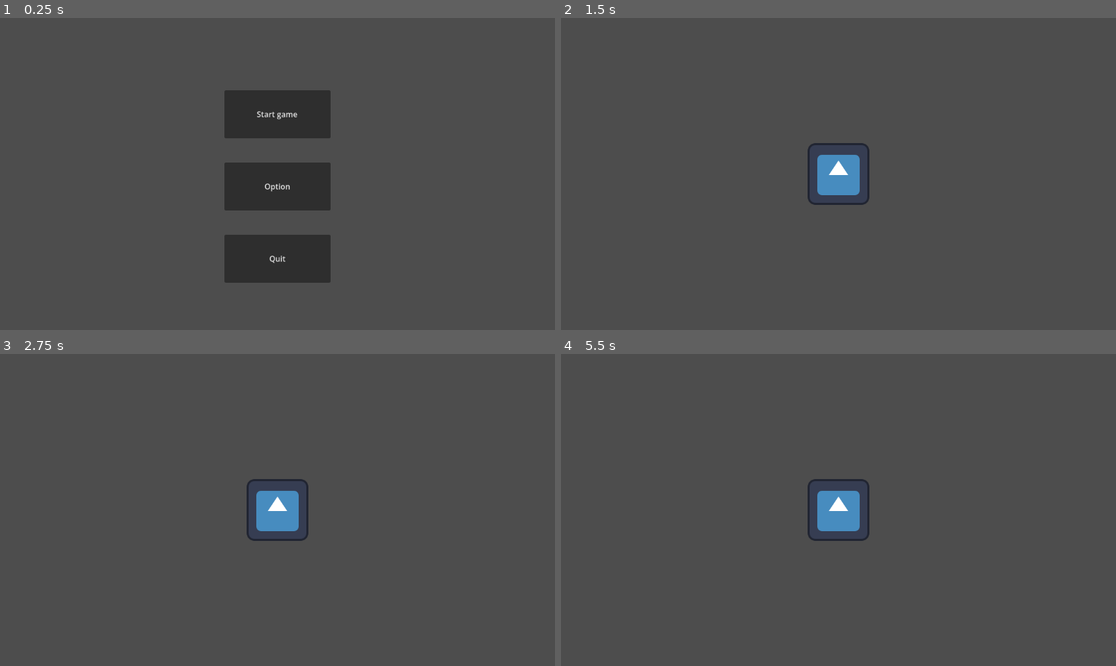
Above: before the commit, frames 1-4 (two rows, left to right).
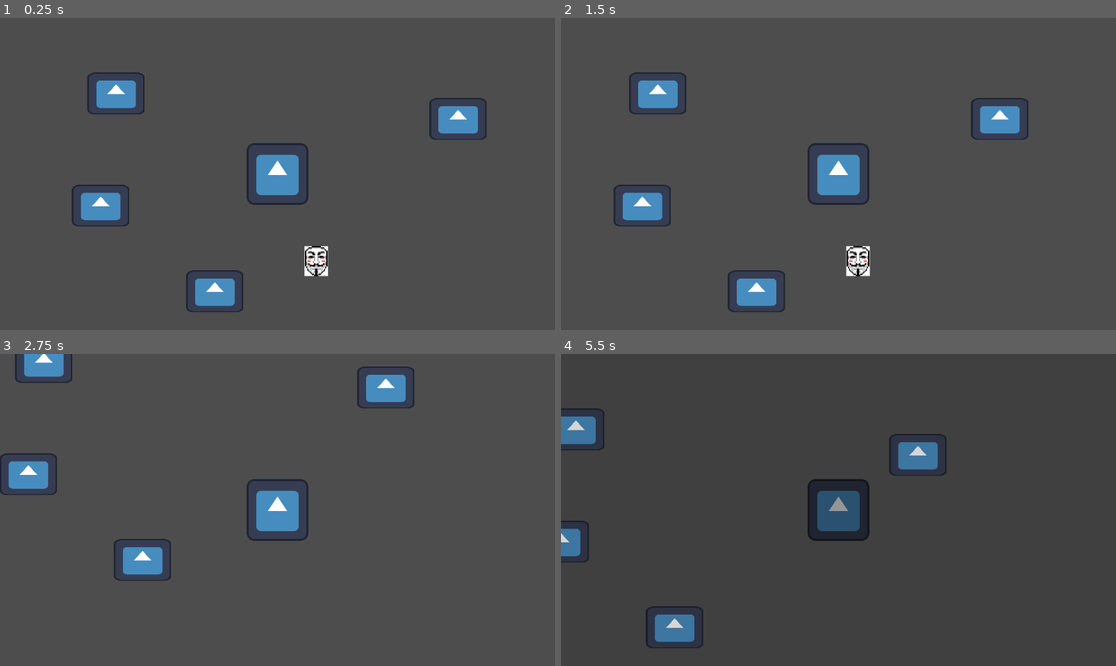
Above: after the commit, the same moments.

Repository: garlikethefish/NotAloneAtHome
Game: Godot game, scene res://scenes/TestScene.tscn
The game is run twice, just before and just after one commit, with the same random seed, the same clock (stepped at 60 frames per second) and the same inputs. Before the commit the project starts from res://scenes/main_menu.tscn. The engine's default icon, where the game draws it, is replaced by a stand-in: a white triangle on a blue panel in a dark square.
Inputs (mouse positions are in pixels of both pictures, inside the frame that each line leads up to):
- Up to frame 1 (0.25 s): no input
- Up to frame 2 (1.5 s): click (838, 114) at 0.5 s, where only the run before the commit has a clickable "Start game"; tap Enter at 1.25 s; hold D (move_right) from 1.28 s (still down); tap E (interact) at 1.35 s
- Up to frame 3 (2.75 s): release D (move_right) at 2.03 s; hold S (move_down) from 2.03 s (still down); tap E (interact) at 2.1 s
- Up to frame 4 (5.5 s): release S (move_down) at 2.78 s; hold D (move_right) 2.78-3.53 s; hold Shift (sprint) 2.78-3.53 s; tap E (interact) at 3.05, 3.8, 4.35, 5.1 s; hold W (move_up) 3.53-4.28 s; tap M (toggle_mask) at 3.6 s; hold A (move_left) from 4.28 s (still down)

The runs differ from the first frame. In frame 1, 12% of the frame differs, in the area x 12-88%, y 17-95%; in frame 2, 3.6%; in frame 3, 3.0%; in frame 4, 6.4%.

Commit message:
Game manager with item spawners and collectable trash

Diff:
--- a/objects/InteractableObject.tscn
+++ b/objects/InteractableObject.tscn
@@ -6,7 +6,7 @@
 [sub_resource type="RectangleShape2D" id="RectangleShape2D_enn7p"]
 size = Vector2(163.5, 130.5)
 
-[node name="InteractableObject" type="Node2D" unique_id=659652577 node_paths=PackedStringArray("interactionSprite", "objectSprite")]
+[node name="InteractableObject" type="Node2D" unique_id=659652577 node_paths=PackedStringArray("interactionSprite", "objectSprite") groups=["DoableObjectGroup"]]
 script = ExtResource("1_mkuuf")
 interactionSprite = NodePath("ObjectSprite/InteractionKey")
 objectSprite = NodePath("ObjectSprite")
--- /dev/null
+++ b/objects/ObjectSpawner.tscn
@@ -0,0 +1,6 @@
+[gd_scene format=3 uid="uid://4pir8t8pfsok"]
+
+[ext_resource type="Script" uid="uid://kwly6sj4obv1" path="res://scripts/ObjectSpawner.gd" id="1_a45ql"]
+
+[node name="ObjectSpawner" type="Node2D" unique_id=390438769]
+script = ExtResource("1_a45ql")
--- a/project.godot
+++ b/project.godot
@@ -11,9 +11,13 @@
 [application]
 
 config/name="New Game Project"
-run/main_scene="uid://2yvq6yiiep7y"
+run/main_scene="uid://crwv82npj7bvy"
 config/features=PackedStringArray("4.6", "GL Compatibility")
 config/icon="uid://4q335xxs2p"
+
+[autoload]
+
+GameManager="*uid://khcy1rbiah63"
 
 [display]
 
@@ -22,6 +26,7 @@
 [global_group]
 
 mask_overlay=""
+DoableObjectGroup=""
 
 [input]
 
--- a/scenes/TestScene.tscn
+++ b/scenes/TestScene.tscn
@@ -3,6 +3,7 @@
 [ext_resource type="PackedScene" uid="uid://dfdiuox7wslrn" path="res://objects/Item.tscn" id="1_n77mx"]
 [ext_resource type="PackedScene" uid="uid://ok87eomdw64l" path="res://objects/InteractableObject.tscn" id="1_rlkm5"]
 [ext_resource type="PackedScene" uid="uid://be8qbmt0fe144" path="res://objects/Player.tscn" id="2_n77mx"]
+[ext_resource type="Script" uid="uid://kwly6sj4obv1" path="res://scripts/ObjectSpawner.gd" id="4_nb1wl"]
 
 [node name="Node2D" type="Node2D" unique_id=129267035 groups=["mask_overlay"]]
 
@@ -11,6 +12,27 @@
 
 [node name="InteractibleObject" parent="." unique_id=659652577 instance=ExtResource("1_rlkm5")]
 position = Vector2(164, 95)
+tapsTillDone = 5
 
 [node name="Player" parent="." unique_id=1993068751 groups=["player"] instance=ExtResource("2_n77mx")]
 position = Vector2(584, 334)
+
+[node name="ObjectSpawner2" type="Node2D" parent="." unique_id=690365316]
+position = Vector2(874, 148)
+script = ExtResource("4_nb1wl")
+metadata/_custom_type_script = "uid://kwly6sj4obv1"
+
+[node name="ObjectSpawner" type="Node2D" parent="." unique_id=1662803240]
+position = Vector2(132, 328)
+script = ExtResource("4_nb1wl")
+metadata/_custom_type_script = "uid://kwly6sj4obv1"
+
+[node name="ObjectSpawner3" type="Node2D" parent="." unique_id=279702867]
+position = Vector2(369, 506)
+script = ExtResource("4_nb1wl")
+metadata/_custom_type_script = "uid://kwly6sj4obv1"
+
+[node name="ObjectSpawner4" type="Node2D" parent="." unique_id=1562798424]
+position = Vector2(892, 360)
+script = ExtResource("4_nb1wl")
+metadata/_custom_type_script = "uid://kwly6sj4obv1"
--- a/scripts/DoableObject.gd
+++ b/scripts/DoableObject.gd
@@ -13,6 +13,8 @@
 		return interactionKeyStartPos / 2
 var player: PlayerCharacter
 
+signal onDestroy()
+
 # Called when the node enters the scene tree for the first time.
 func _ready() -> void:
 	interactionSprite.visible = false
@@ -23,11 +25,10 @@
 	if player and Input.is_action_just_pressed("interact"):
 		tweenAnimation()
 		tapsTillDone -= 1
-		print("Interact key pressed!")
+		#print("Interact key pressed!")
 
 	if tapsTillDone <= 0 and !isCompleteTriggered:
 		onComplete()
-
 
 func _on_area_2d_body_entered(body: Node2D) -> void:
 	if body is PlayerCharacter:
@@ -63,5 +64,6 @@
 
 func onComplete():
 	isCompleteTriggered = true
-	print('task done!')
+	GameManager.collectTrash()
+	emit_signal("onDestroy")
 	queue_free() # Destroys itself
--- /dev/null
+++ b/scripts/ObjectSpawner.gd
@@ -0,0 +1,37 @@
+extends Node2D
+class_name ObjectSpawner
+
+var instantiatedObject: Node2D = null
+var isObjecSpawned: bool:
+	get: return instantiatedObject != null
+
+# Called when the node enters the scene tree for the first time.
+func _ready() -> void:
+	GameManager.objectSpawners.append(self)
+	pass # Replace with function body.
+
+# Called every frame. 'delta' is the elapsed time since the previous frame.
+func _process(delta: float) -> void:
+	pass
+
+func spawObject(prefab: PackedScene) -> void:
+	if isObjecSpawned:
+		onObjectDestroy()
+
+	instantiatedObject = prefab.instantiate()
+	instantiatedObject.global_position = self.position
+
+	# Adds to current scene
+	get_tree().current_scene.add_child(instantiatedObject)
+
+	print("Spawning item... ", instantiatedObject)
+	print("in pos: ", self.position)
+	# Cast to InteractableObject safely
+	if instantiatedObject.is_in_group("DoableObjectGroup"):
+		instantiatedObject.connect(
+			"onDestroy",
+			Callable(self, "onObjectDestroy")
+		)
+
+func onObjectDestroy():
+	instantiatedObject = null
--- /dev/null
+++ b/singletons/GameManager.gd
@@ -0,0 +1,57 @@
+extends Node
+enum GameDifficulty { Easy, Medium, Hard }
+var interactableObjectPrefab: PackedScene = preload("res://objects/InteractableObject.tscn")
+
+var gameDificulty: GameDifficulty = GameDifficulty.Easy
+var objectSpawners: Array[ObjectSpawner] = []
+var trashAtHome: int = 0
+var areAllTrashCollected: bool = false
+
+var trashAmountFromDifficulty: int:
+	get:
+		if gameDificulty == GameDifficulty.Easy:
+			return 3
+		elif gameDificulty == GameDifficulty.Medium:
+			return 5
+		elif gameDificulty == GameDifficulty.Hard:
+			return 6
+		else:
+			return 0
+
+signal spawnTrash()
+
+func collectTrash() -> void:
+	trashAtHome -= 1
+	print("Collected one trash")
+
+func addTrash() -> void:
+	trashAtHome += 1
+
+# Called when the node enters the scene tree for the first time.
+func _ready() -> void:
+	await get_tree().process_frame
+	startTrashCollectionTask()
+
+
+# Called every frame. 'delta' is the elapsed time since the previous frame.
+func _process(_delta: float) -> void:
+	if (trashAtHome <= 0 && !areAllTrashCollected):
+		areAllTrashCollected = true
+		print("Collected all trash")
+
+func startTrashCollectionTask() -> void:
+	var howManyTrashWillBeSpawned: int = clamp(trashAmountFromDifficulty, 0, objectSpawners.size())
+	# copies spawners
+	var spawnerPool: Array[ObjectSpawner] = objectSpawners.duplicate()
+	print("spawners:", spawnerPool.size())
+	print("spawning items: ", howManyTrashWillBeSpawned)
+	# shuffles array
+	spawnerPool.shuffle()
+
+	# spawn at random spawner
+	for i in range(howManyTrashWillBeSpawned):
+		spawnerPool[i].spawObject(interactableObjectPrefab)
+
+	areAllTrashCollected = false
+	trashAtHome = howManyTrashWillBeSpawned
+	emit_signal("spawnTrash")
Not shown, added: scripts/ObjectSpawner.gd.uid
Not shown, added: singletons/GameManager.gd.uid
